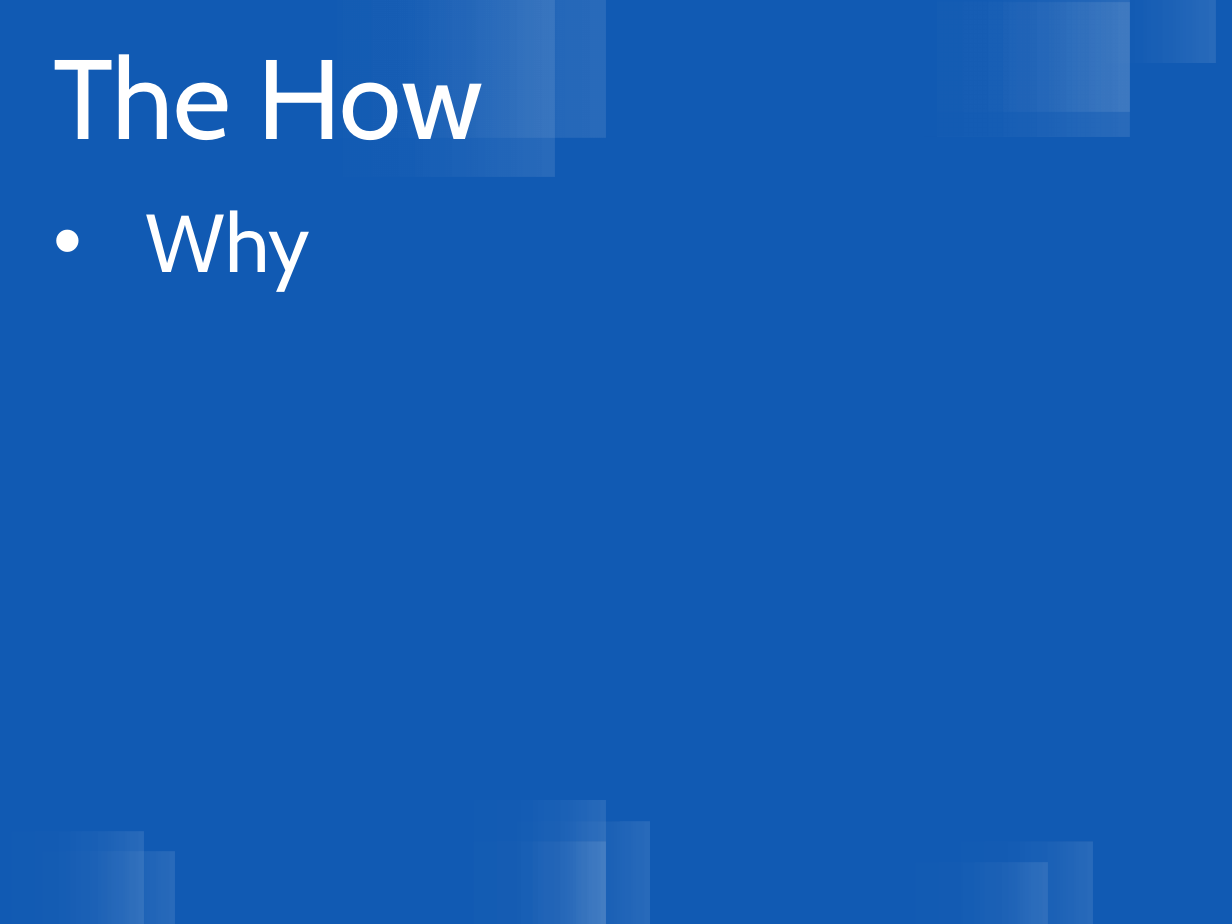
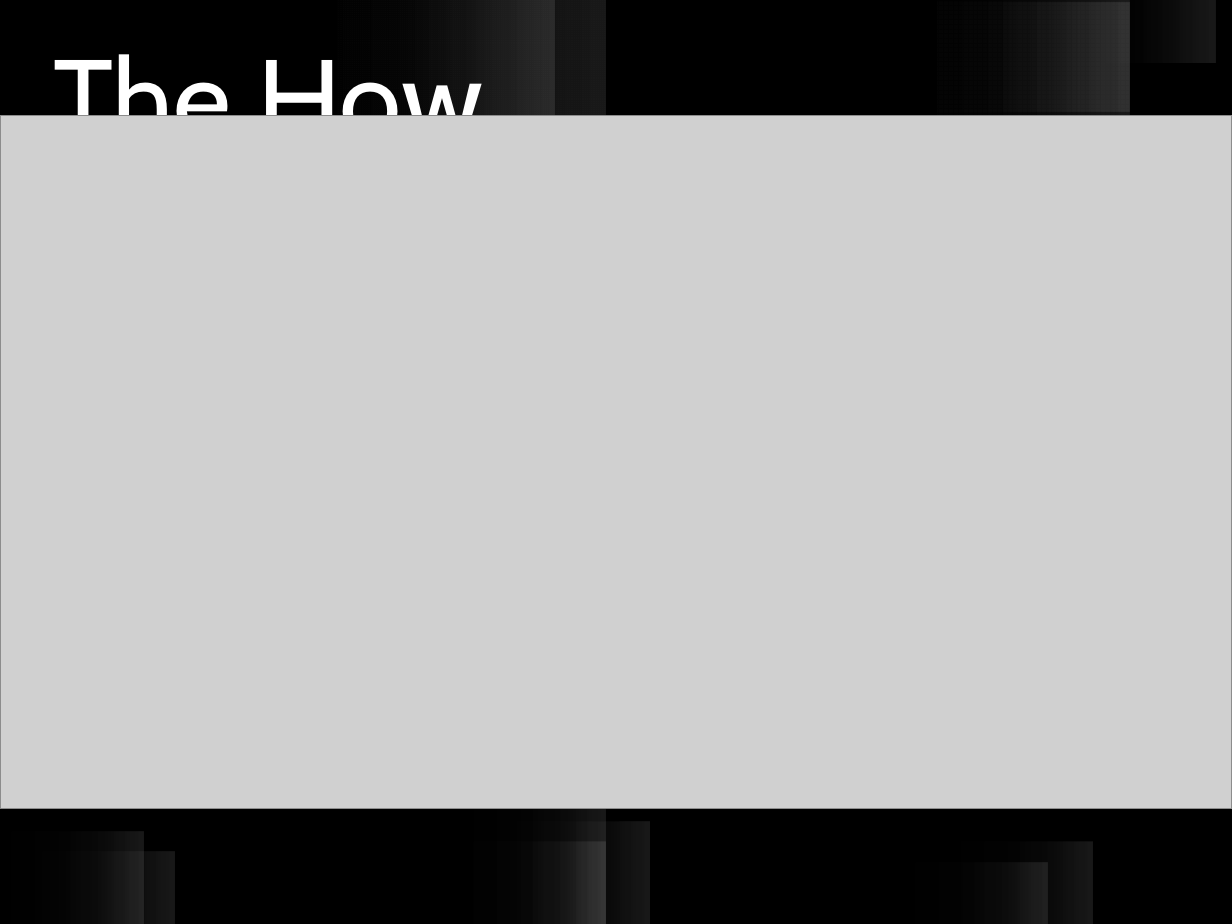
Before and after one commit to aknutas/TinyCircle, a slide deck: slide 4 of Presentations/codecampintro/g3a_ccintro.pptx. Drawn at 1232x924 pixels with LibreOffice and Linux fonts; fonts in the diff are those of the drawing; grey boxes stand for pictures. Boxes give left, top, right and bottom in pixels: in the first picture for what was removed or moved away, otherwise in the second. Text is boxed around its words. In the diff, an @@ line names an element or a change of style, - is before the commit and + after.

```diff
--- a/Presentations/codecampintro/g3a_ccintro.pptx
+++ b/Presentations/codecampintro/g3a_ccintro.pptx
@@ background #115AB3 to #000000 @@
@@ picture added at (0, 116, 1232, 808) @@
@@ text removed at (146, 210, 311, 291) @@
-• Why
```
Also in this commit, not shown: 3 other slides changed, 2 slides added, 1 other file.
